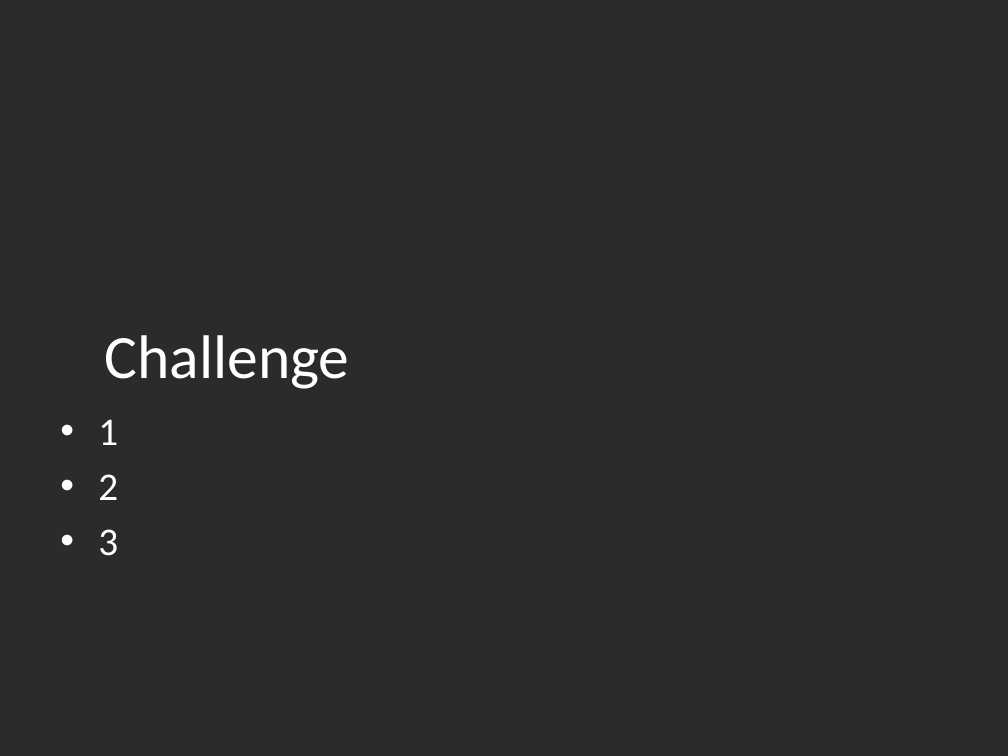
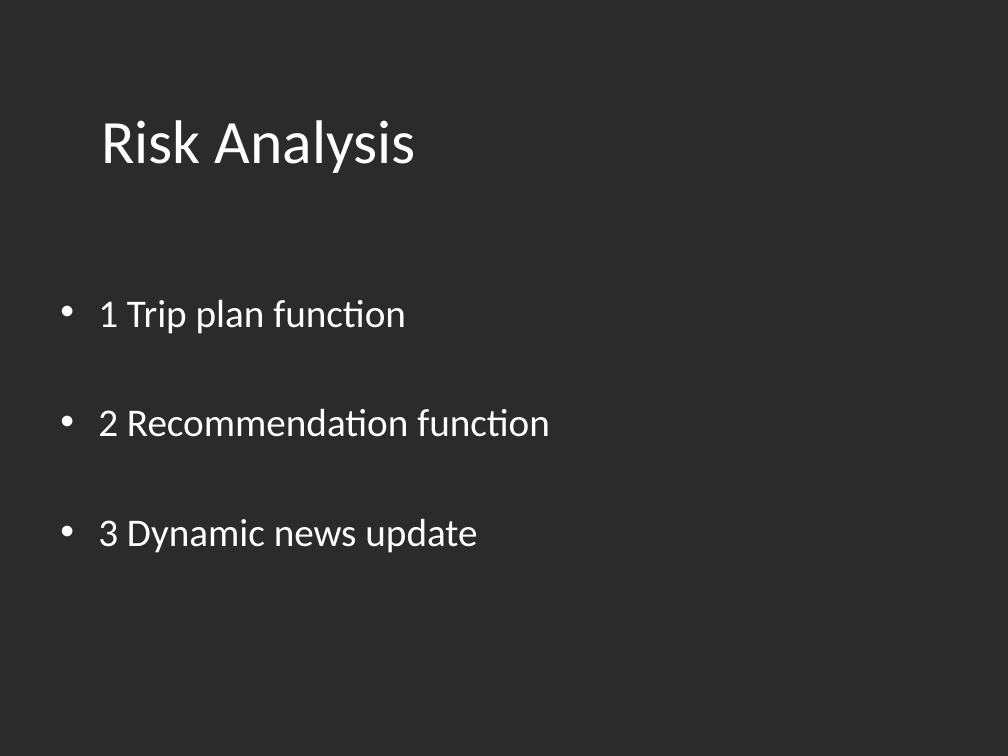
Before and after one commit to fighteriris/512_Final, a slide deck: slide 13 of 512副本.pptx (slide 21 before the commit). Drawn at 1008x756 pixels with LibreOffice and Linux fonts; fonts in the diff are those of the drawing; background and template pictures are left out; a plain dark background stands for a picture behind light text. Boxes give left, top, right and bottom in pixels: in the first picture for what was removed or moved away, otherwise in the second. Text is boxed around its words. In the diff, an @@ line names an element or a change of style, - is before the commit and + after.

Commit message:
update pptx

```diff
--- a/512副本.pptx
+++ b/512副本.pptx
@@ title added at <box>101,120,416,173</box>, 44 pt, text #FFFFFF @@
+Risk Analysis
@@ text at <box>98,299,550,553</box>: text changed @@
-• 1
-• 2
-• 3
+• 1 Trip plan function
+• 2 Recommendation function
+• 3 Dynamic news update
@@ title removed at <box>105,335,350,389</box> @@
-Challenge
```
Also in this commit, not shown: 4 slides added, 12 slides removed.
